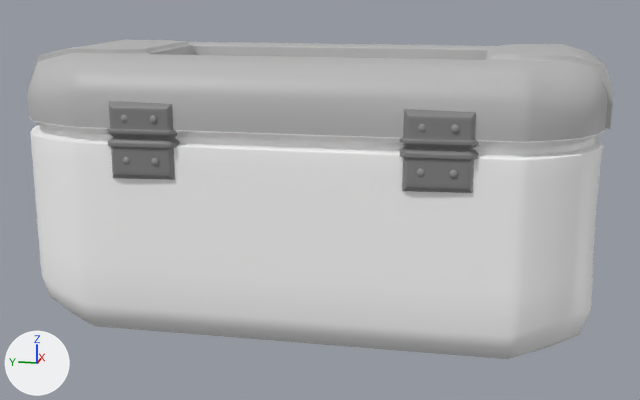
What one commit did to the FBX model Assets/ProjectAssets/Models/BoxProp/Box_prop_01_Smooth.fbx.
One viewpoint serves both versions: a camera (50 mm lens) standing at (-0.034, -0.0069, 0.0076) and looking at (-0.0002, -0.0001, -0.0008). The lights are fixed; the arrows at lower left show +X, +Y and +Z. Where no turn or scale is listed for an object, it has been applied to the vertices.
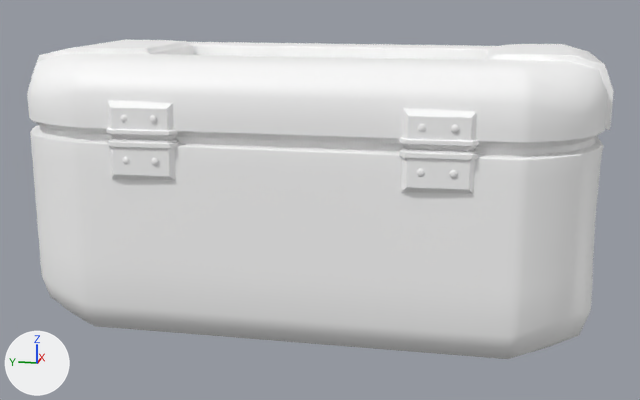
What differs and where, as boxes [x1, y1, x2, y2] in the pictures (640 x 400 px):
```json
{"object": "polySurface13", "change": "recoloured, reshaped", "before": [27, 39, 614, 359], "after": [27, 39, 614, 359], "on screen": "grey to white"}
{"part": 1, "of": "me_mesh", "change": "cut back", "before": [107, 101, 180, 180], "after": [106, 100, 177, 180]}
{"part": 2, "of": "me_mesh", "change": "cut back", "before": [400, 109, 479, 193], "after": [401, 108, 479, 194]}
{"part": 3, "of": "me_mesh", "change": "recoloured", "before": [121, 115, 459, 178], "after": [121, 115, 459, 178], "on screen": "grey to white"}
{"part": 4, "of": "me_mesh", "change": "recoloured", "before": [27, 42, 608, 142], "after": [27, 42, 608, 142], "on screen": "grey to white"}
{"part": 5, "of": "me_mesh", "change": "recoloured", "before": [148, 45, 490, 60], "after": [148, 45, 490, 60], "on screen": "grey to white"}
{"part": 6, "of": "me_mesh", "change": "recoloured", "before": [31, 39, 614, 129], "after": [31, 39, 614, 129], "on screen": "grey to white"}
```

Edits to the scene script, one JSON object a line:
```json
{"op": "set", "path": "mat_lambert2.base_color", "old": "(0.5, 0.5, 0.5)", "new": "(1.0, 1.0, 1.0)", "note": "grey #bcbcbc -> white #ffffff"}
{"block": "me_mesh", "where": "# used by ob_polysurface13; location = (-0.00001, 0.00003, 0.00011)"}
{"op": "remove", "block": "me_mesh", "code": "me_mesh.from_pydata(...)  # 10930 vertices, 10920 faces; spans x -0.0062..0.0062, y -0.0107..0.0107, z -0.0051..0.0051"}
{"op": "remove", "block": "me_mesh", "code": "me_mesh.materials.append(mat_lambert3)  # grey #838383"}
{"op": "remove", "block": "me_mesh", "code": "me_mesh.materials.append(mat_lambert5)  # white #ffffff"}
{"op": "add", "block": "me_mesh", "code": "me_mesh.from_pydata(...)  # 7690 vertices, 7680 faces; spans x -0.0062..0.0062, y -0.0107..0.0107, z -0.0051..0.0051"}
{"block": "me_mesh", "change": "me_mesh part 1: 12 vertices moved within x -0.0062..-0.0055, y 0.0037..0.006, z 0.0021..0.0027; 855 vertices removed from x -0.0062..-0.0055, y 0.0036..0.0061, z 0.0009..0.0036; 45 vertices added at x -0.0062..-0.0055, y 0.0037..0.006, z 0.0009..0.0036"}
{"block": "me_mesh", "change": "me_mesh part 2: 22 vertices moved within x -0.0062..-0.0055, y -0.0063..-0.004, z 0.0016..0.003; 840 vertices removed from x -0.0062..-0.0055, y -0.0064..-0.0039, z 0.0009..0.0036; 30 vertices added at x -0.0062..-0.0055, y -0.0063..-0.004, z 0.0009..0.0036"}
{"block": "me_mesh", "change": "me_mesh part 3: 3389 faces spanning x -0.0062..0.0062, y -0.0058..0.0055, z 0.0014..0.0032 switch from mat_lambert4 (grey #969696) to mat_lambert2 (white #ffffff)"}
{"block": "me_mesh", "change": "me_mesh part 4: 337 faces spanning x -0.0059..0.006, y -0.0105..0.0105, z 0.0027..0.0049 switch from mat_lambert9 (grey #bcbcbc) to mat_lambert2 (white #ffffff)"}
{"block": "me_mesh", "change": "me_mesh part 5: 363 faces spanning x -0.0024..0.0028, y -0.0066..0.0061, z 0.0044..0.0049 switch from mat_lambert10 (grey #bcbcbc) to mat_lambert2 (white #ffffff)"}
{"block": "me_mesh", "change": "me_mesh part 6: 488 faces spanning x -0.0026..0.0031, y -0.0107..0.0107, z 0.0026..0.0051 switch from mat_lambert7 (grey #bcbcbc) to mat_lambert2 (white #ffffff)"}
```
